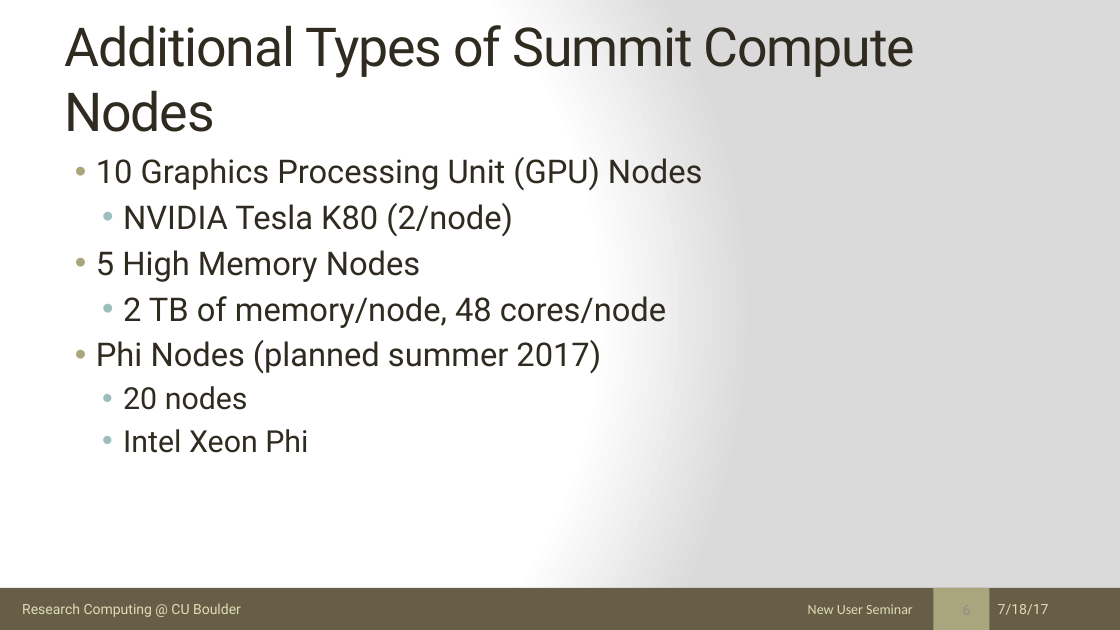
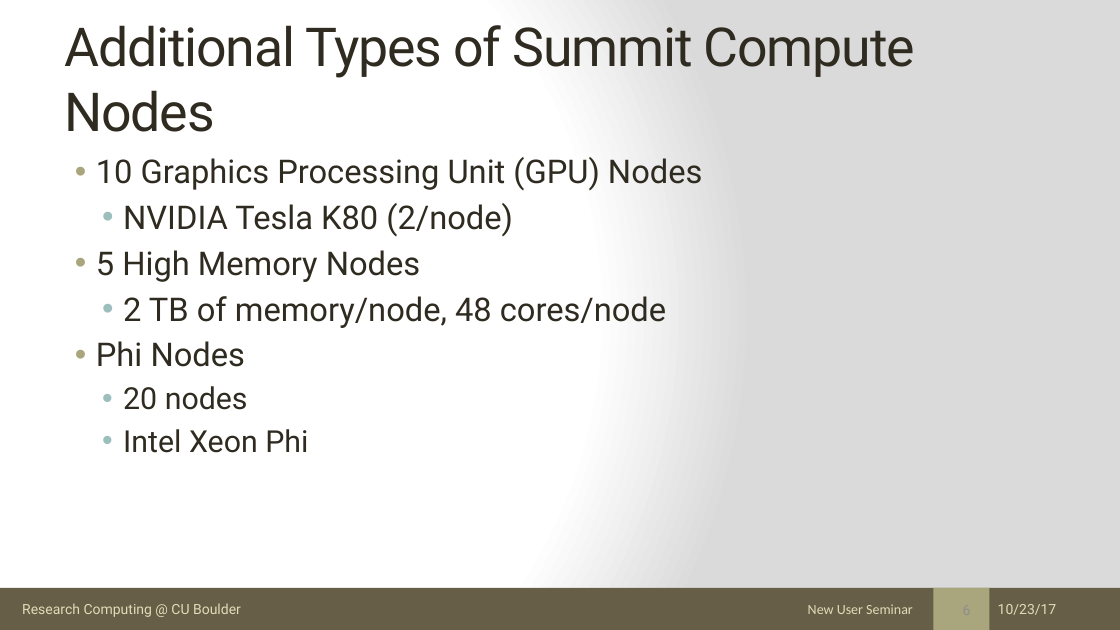
Before and after one commit to ResearchComputing/New_User_Seminar, a slide deck: slide 6 of rc_new_user_seminar_2017.pptx. Drawn at 1120x630 pixels with LibreOffice and Linux fonts; fonts in the diff are those of the drawing. Boxes give left, top, right and bottom in pixels: in the first picture for what was removed or moved away, otherwise in the second. Text is boxed around its words. In the diff, an @@ line names an element or a change of style, - is before the commit and + after.

```diff
--- a/rc_new_user_seminar_2017.pptx
+++ b/rc_new_user_seminar_2017.pptx
@@ text at box(96, 341, 245, 367): text changed @@
-• Phi Nodes (planned summer 2017)
+• Phi Nodes
@@ text at box(998, 604, 1057, 615): text changed @@
-7/18/17
+10/23/17
```
Also in this commit, not shown: 54 other slides changed, 1 slide removed, 1 other file.
